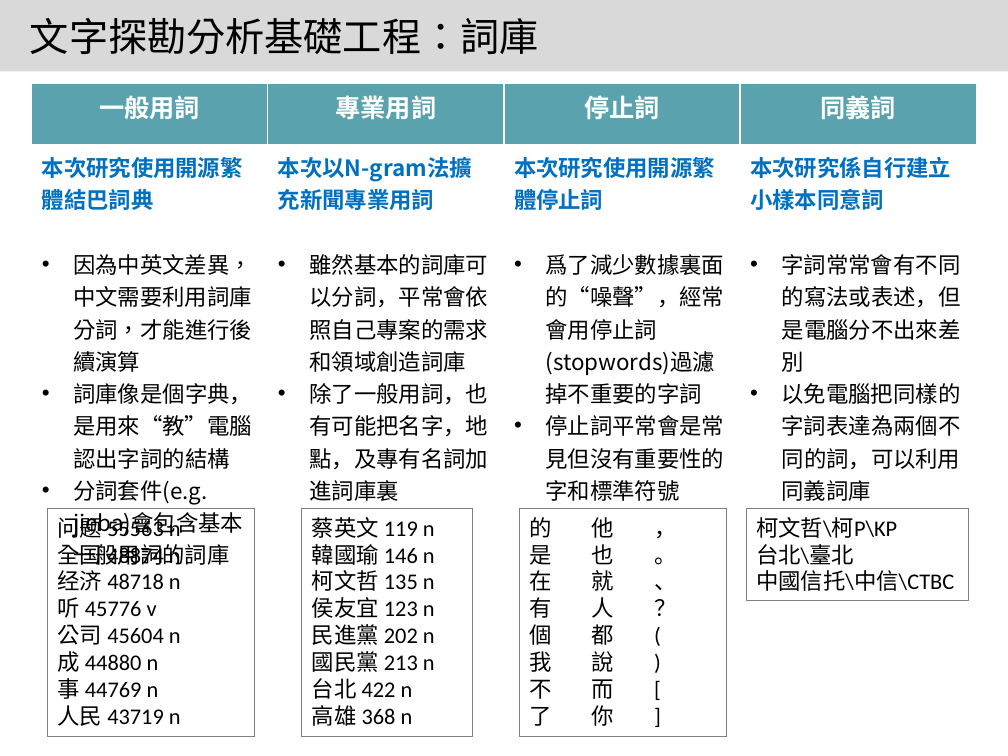
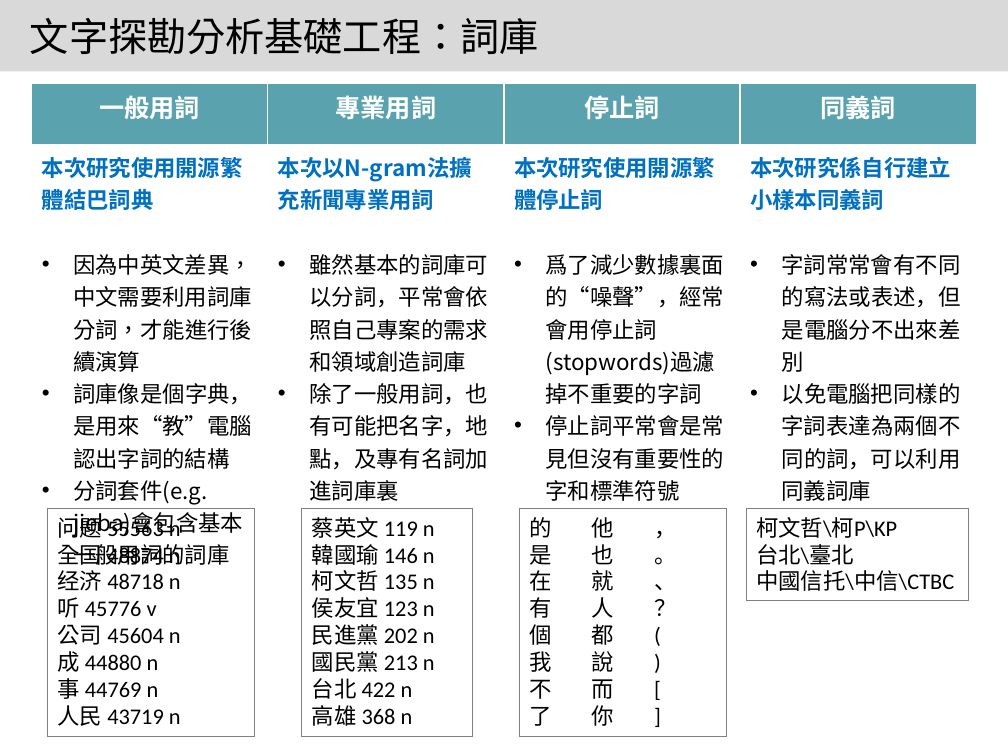
Before and after one commit to 1napcompsci/Automatic-Text-Summarization, a slide deck: slide 8 of Summarization with Yahoo - SETN/實習專案報告 Template (Revised).pptx (slide 9 before the commit). Drawn at 1008x756 pixels with LibreOffice and Linux fonts; fonts in the diff are those of the drawing. Boxes give left, top, right and bottom in pixels: in the first picture for what was removed or moved away, otherwise in the second. Text is boxed around its words. In the diff, an @@ line names an element or a change of style, - is before the commit and + after.

```diff
--- a/Summarization with Yahoo - SETN/實習專案報告 Template (Revised).pptx
+++ b/Summarization with Yahoo - SETN/實習專案報告 Template (Revised).pptx
@@ table at [31,83,975,743] @@
-row 2, column 4: 本次研究係自行建立小樣本同意詞 / 字詞常常會有不同的寫法或表述，但是電腦分不出來差別 / 以免電腦把同樣的字詞表達為兩個不同的詞，可以利用同義詞庫
+row 2, column 4: 本次研究係自行建立小樣本同義詞 / 字詞常常會有不同的寫法或表述，但是電腦分不出來差別 / 以免電腦把同樣的字詞表達為兩個不同的詞，可以利用同義詞庫
```
Also in this commit, not shown: 14 other slides changed, 1 slide added.
